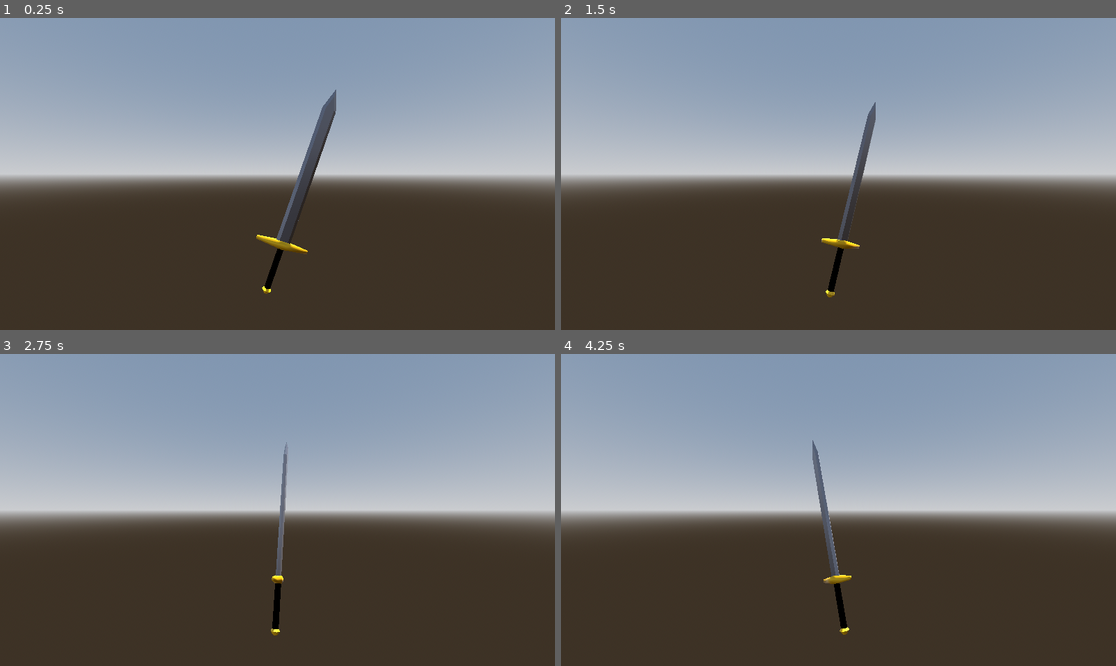
Above: before the commit, frames 1-4 (two rows, left to right).
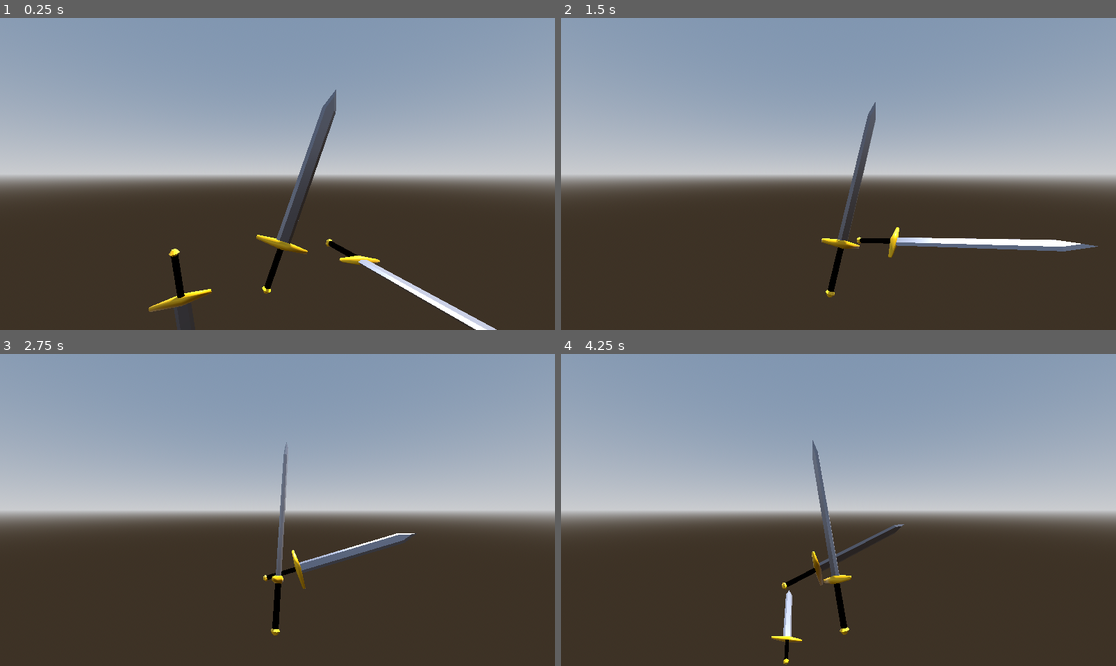
Above: after the commit, the same moments.

Repository: KameronHodge/KameronHodge.github.io
Game: Godot game, scene res://display.tscn
Same seed, same stepped clock (60 frames per second), same inputs: the game is played once before the commit and once after it.
Inputs:
- Up to frame 1 (0.25 s): no input
- Up to frame 2 (1.5 s): no input
- Up to frame 3 (2.75 s): no input
- Up to frame 4 (4.25 s): no input

The runs differ from the first frame. In frame 1, 1.4% of the frame differs, in the area x 26-90%, y 70-100%; in frame 2, 1.2%; in frame 3, 0.7%; in frame 4, 0.7%.

Commit message:
Update display.tscn

Diff:
--- a/project/webportfoliotest/display.tscn
+++ b/project/webportfoliotest/display.tscn
@@ -29,6 +29,14 @@
 transform = Transform3D(0.941805, -1.4694e-08, -0.336158, -0.336158, -4.11676e-08, -0.941805, 0, 1, -4.37114e-08, 0, 0, 0)
 script = ExtResource("2_mytll")
 
+[node name="sword" parent="sword" instance=ExtResource("1_ru5jf")]
+transform = Transform3D(0.941805, -5.50331e-21, -0.336158, -0.336158, -4.11676e-08, -0.941805, 1.46939e-08, 1, -4.07888e-08, 7.29593, -1.1383e-07, -2.60413)
+script = ExtResource("2_mytll")
+
+[node name="sword" parent="sword/sword" instance=ExtResource("1_ru5jf")]
+transform = Transform3D(0.941805, 0, -0.336158, -0.336158, -4.15886e-08, -0.941805, -5.96046e-08, 1, -3.72529e-08, -15.3669, 5.82383, 5.48491)
+script = ExtResource("2_mytll")
+
 [node name="Camera3D" type="Camera3D" parent="."]
 transform = Transform3D(1, 0, 0, 0, 1, 0, 0, 0, 1, 0, 8.52995, 20.6021)
 
